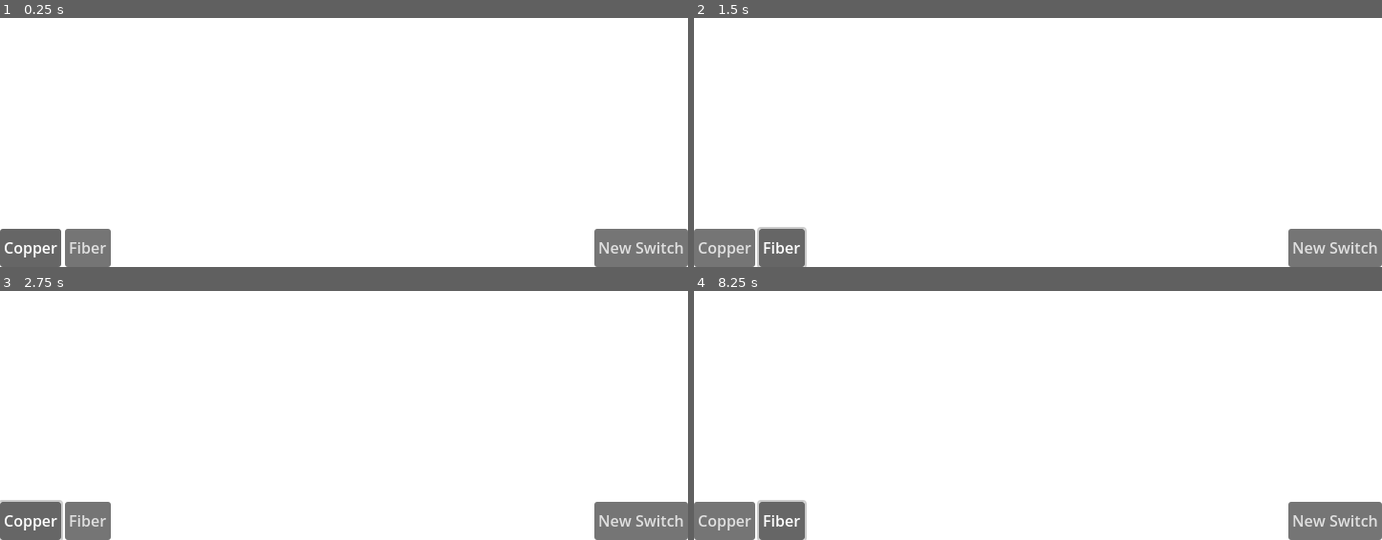
Above: before the commit, frames 1-4 (two rows, left to right).
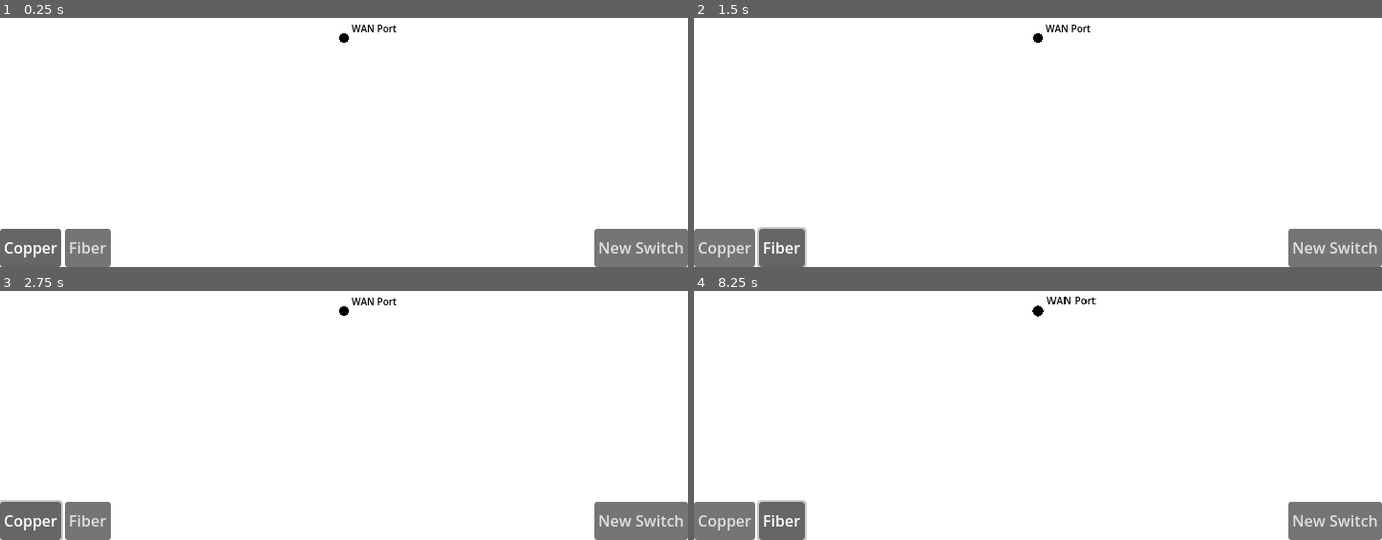
Above: after the commit, the same moments.

Repository: jcronenberg/crISP
Game: Godot game, scene res://scenes/main.tscn
Two runs of this game, one before a commit and one after it. Both use one fixed random seed, a clock stepped at 60 frames per second and the inputs below.
Inputs (mouse positions are in pixels of both pictures, inside the frame that each line leads up to):
- Up to frame 1 (0.25 s): no input
- Up to frame 2 (1.5 s): click "Copper" at 0.5 s; click "Fiber" at 1.25 s
- Up to frame 3 (2.75 s): click "Copper" at 2 s
- Up to frame 4 (8.25 s): click "Fiber" at 2.75 s; click "Copper" at 3.5 s; click "Fiber" at 4.25 s; tap Enter at 5, 6.5, 8 s; move the mouse to (outside the picture) at 5.02 s; press the mouse at (outside the picture) at 5.03 s; release the mouse at (outside the picture) at 5.75 s; tap Space at 5.75, 7.25 s; drag from (900, 333) to (1003, 403) at 5.77 s; move the mouse to (outside the picture) at 6.52 s; hold Middle mouse button (MClick) 6.53-7.25 s; click (outside the picture) at 6.8 s; drag from (1003, 403) to (outside the picture) at 7.27 s; move the mouse to (1244, 380) at 8.02 s; hold Mouse wheel up (ZoomIn) from 8.03 s (still down)

The runs differ from the first frame. In frame 1, 0.2% of the frame differs, in the area x 49-58%, y 2-10%; in frame 2, 0.2%; in frame 3, 0.2%; in frame 4, 0.2%, in the area x 49-59%, y 2-11%.

Commit message:
Add WANPort

Diff:
--- a/scenes/main.tscn
+++ b/scenes/main.tscn
@@ -1,15 +1,15 @@
-[gd_scene load_steps=5 format=3 uid="uid://dl7lp14w810qj"]
+[gd_scene load_steps=6 format=3 uid="uid://dl7lp14w810qj"]
 
 [ext_resource type="Script" path="res://scripts/Camera.gd" id="1_d2c2q"]
 [ext_resource type="Texture2D" uid="uid://xlfunc5i22gq" path="res://assets/mne_bg.png" id="1_gjcwj"]
 [ext_resource type="Script" path="res://scripts/main.gd" id="1_sf1h0"]
 [ext_resource type="PackedScene" uid="uid://dfqf20b1gvbx6" path="res://scenes/game_ui.tscn" id="4_dvlwu"]
+[ext_resource type="PackedScene" uid="uid://c75ksq31jylr" path="res://scenes/wan_port.tscn" id="5_rumgi"]
 
 [node name="Main" type="Node2D"]
 script = ExtResource("1_sf1h0")
 
 [node name="Camera" type="Camera2D" parent="."]
-position = Vector2(320, 360)
 script = ExtResource("1_d2c2q")
 
 [node name="Background" type="Sprite2D" parent="Camera"]
@@ -29,3 +29,5 @@
 [node name="GameUI" parent="CanvasLayer" instance=ExtResource("4_dvlwu")]
 size_flags_horizontal = 0
 mouse_filter = 1
+
+[node name="WANPort" parent="." instance=ExtResource("5_rumgi")]
--- /dev/null
+++ b/scenes/wan_port.tscn
@@ -0,0 +1,30 @@
+[gd_scene load_steps=4 format=3 uid="uid://c75ksq31jylr"]
+
+[ext_resource type="Texture2D" uid="uid://gxgi3r43dh4q" path="res://assets/black_circle.png" id="1_a30t3"]
+[ext_resource type="Script" path="res://scripts/wan_port.gd" id="1_qem1d"]
+
+[sub_resource type="CircleShape2D" id="CircleShape2D_3fbuq"]
+radius = 5.0
+
+[node name="WANPort" type="Area2D"]
+script = ExtResource("1_qem1d")
+
+[node name="PortSprite" type="Sprite2D" parent="."]
+use_parent_material = true
+scale = Vector2(0.02, 0.02)
+texture = ExtResource("1_a30t3")
+
+[node name="PortCollision" type="CollisionShape2D" parent="."]
+shape = SubResource("CircleShape2D_3fbuq")
+
+[node name="Label" type="Label" parent="."]
+anchors_preset = 2
+anchor_top = 1.0
+anchor_bottom = 1.0
+offset_left = 8.0
+offset_top = -17.0
+offset_right = 55.0
+grow_vertical = 0
+theme_override_colors/font_color = Color(0, 0, 0, 1)
+theme_override_font_sizes/font_size = 10
+text = "WAN Port"
--- a/scripts/CableCreator.gd
+++ b/scripts/CableCreator.gd
@@ -29,9 +29,10 @@
 		var nodes = space_state.intersect_point(query)
 		#print(nodes) # debug
 		for node in nodes:
-			if "is_endpoint" in node["collider"] and not node["collider"].get_parent().is_port_connected:
-				node["collider"].connected_cable = cable
-				node["collider"].get_parent().set_is_port_connected(true)
+			if node["collider"].name == "WANPort" or "is_endpoint" in node["collider"] and not node["collider"].get_parent().is_port_connected:
+				if node["collider"].name != "WANPort":
+					node["collider"].connected_cable = cable
+					node["collider"].get_parent().set_is_port_connected(true)
 				cable.port2 = node["collider"]
 				cable.set_point_position(cur_point, node["collider"].global_position - cable.global_position)
 				# Cable setup is finished, add to simulation and free creator
--- a/scripts/Simulation.gd
+++ b/scripts/Simulation.gd
@@ -60,7 +60,11 @@
 		endpoints[new_cable["con2"]]["connected_nodes"].erase(new_cable["con1"])
 
 	new_cable["con1"] = endpoint_nodes.find(cable_node.port1.get_node("../.."))
-	new_cable["con2"] = endpoint_nodes.find(cable_node.port2.get_node("../.."))
+	# if con2 is WANPort, Note WANPort is always 0 and WANPort never is con1 since it is always the end of a cable
+	if endpoint_nodes.find(cable_node.port2) != -1:
+		new_cable["con2"] = 0
+	else:
+		new_cable["con2"] = endpoint_nodes.find(cable_node.port2.get_node("../.."))
 	endpoints[new_cable["con1"]]["connected_nodes"].push_back(new_cable["con2"])
 	endpoints[new_cable["con2"]]["connected_nodes"].push_back(new_cable["con1"])
 
@@ -70,9 +74,13 @@
 	delta_sum += delta
 	if delta_sum >= 1.0:
 		delta_sum = 0.0
-		print(endpoints)
+		print(endpoint_nodes)
 		print(cables)
 
 
 func _ready():
 	set_name("Simulation")
+
+	# Add WANPort as first endpoint
+	endpoint_nodes.push_back(get_node("/root/Main/WANPort"))
+	endpoints.push_back({"type": "wan_port", "connected_nodes": []})
--- /dev/null
+++ b/scripts/wan_port.gd
@@ -0,0 +1,5 @@
+extends Area2D
+
+const is_port_connected := false
+const is_endpoint := true
+const connected_cable = null
